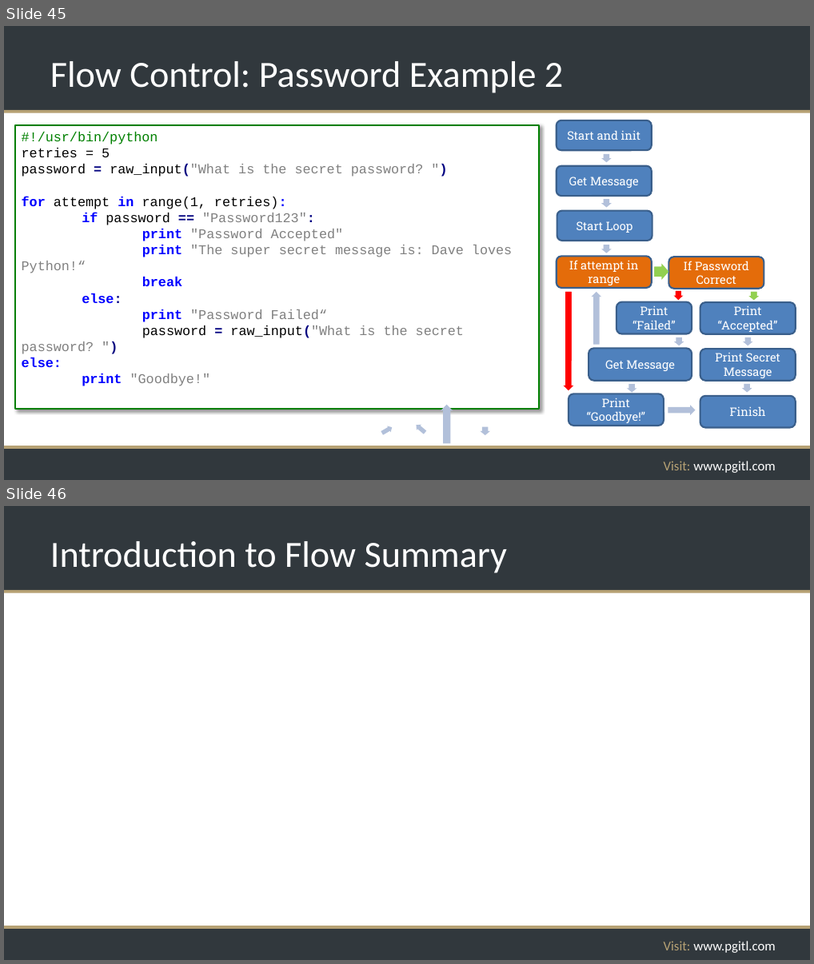
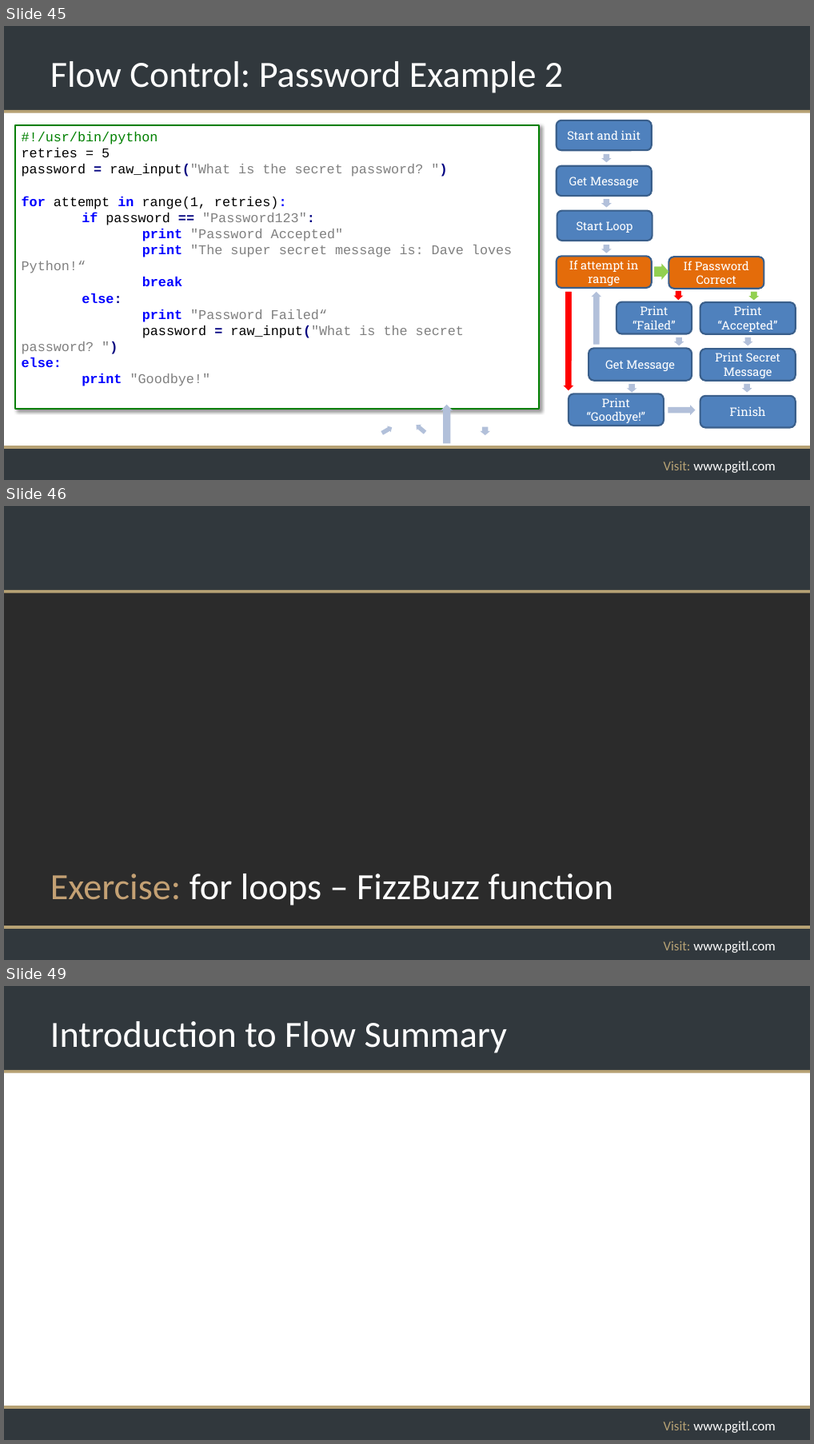
Before and after one commit to rikkouri/project-a, a slide deck: Programming Foundations.pptx. Shown one above the other, each under a label of ours: slides 45 and 46 before the commit, slides 45, 46 and 49 after it; the slides between them are not shown. The pictures are 814x964 and 814x1444 pixels, drawn with LibreOffice and Linux fonts; fonts in the diff are those of the drawing; background and template pictures are left out; a plain dark background stands for a picture behind light text. Boxes give left, top, right and bottom in pixels: in the first picture for what was removed or moved away, otherwise in the second. Text is boxed around its words. In the diff, an @@ line names an element or a change of style, - is before the commit and + after.

Commit message:
Added FizzBuzz exercise to for loops

```diff
--- a/Programming Foundations.pptx
+++ b/Programming Foundations.pptx
@@ slide 46 added at (4,506,810,960), background picture (left out); not listed: 5 template elements that a slide beside it also shows @@
@@ title added at (50,873,614,905), 44 pt, text #FFFFFF @@
+Exercise: for loops – FizzBuzz function
@@ what was slide 46 is now slide 49 @@
```
Also in this commit, not shown: 2 other slides added, 1 other file.
